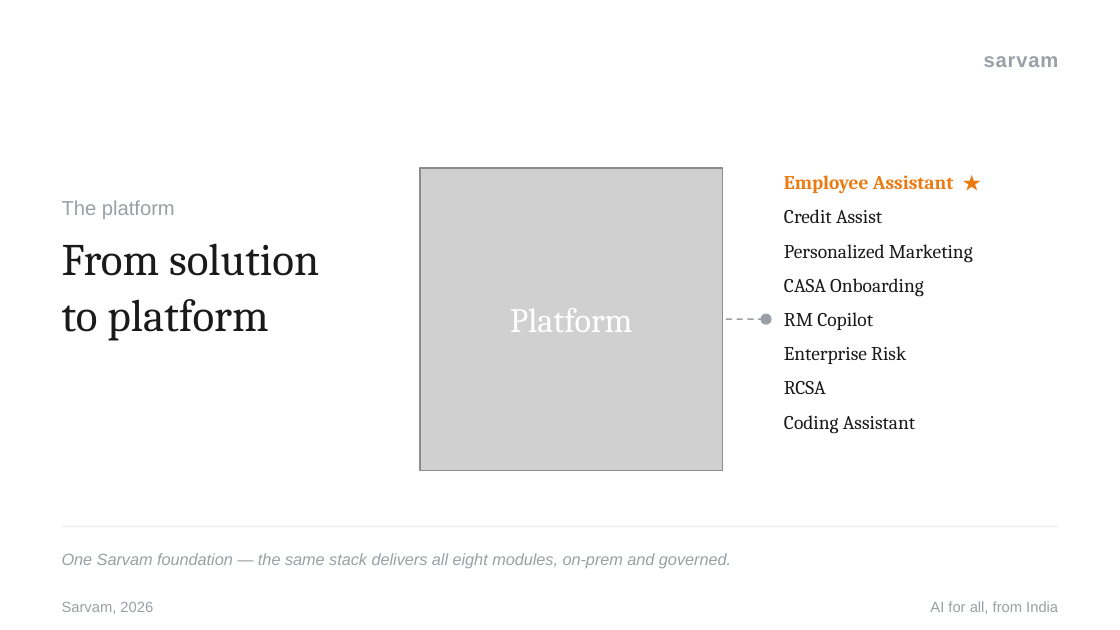
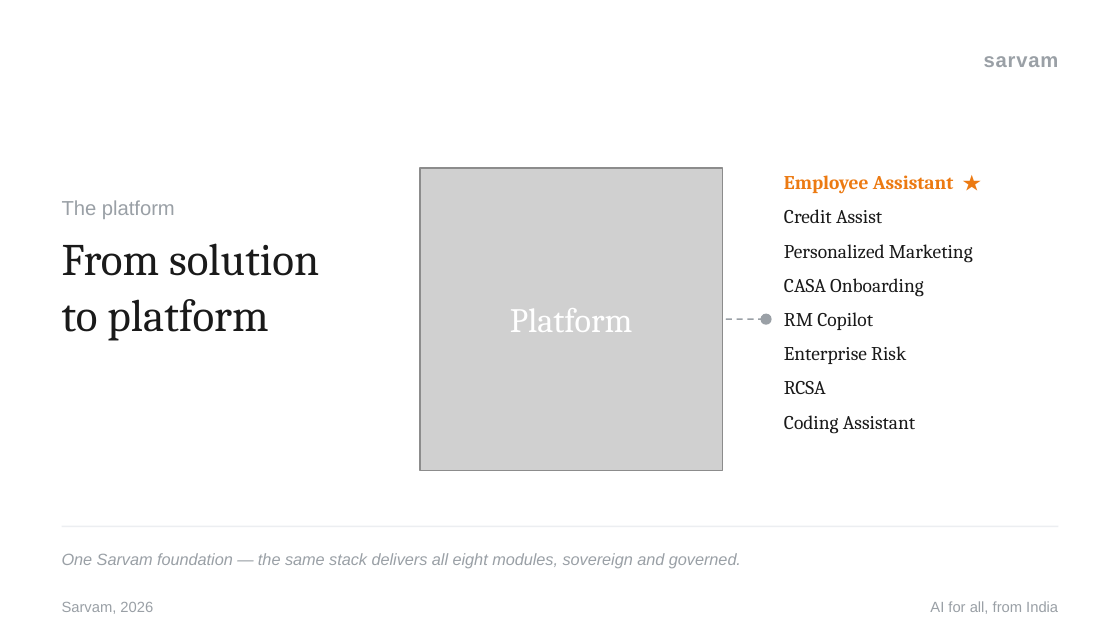
Before and after one commit to vihb09/pnb-sahayak, a slide deck: slide 13 of docs/decks/PNB-Sahayak-Business-Case-and-Architecture.pptx (slide 10 before the commit). Drawn at 1120x630 pixels with LibreOffice and Linux fonts; fonts in the diff are those of the drawing; grey boxes stand for pictures. Boxes give left, top, right and bottom in pixels: in the first picture for what was removed or moved away, otherwise in the second. Text is boxed around its words. In the diff, an @@ line names an element or a change of style, - is before the commit and + after.

```diff
--- a/docs/decks/PNB-Sahayak-Business-Case-and-Architecture.pptx
+++ b/docs/decks/PNB-Sahayak-Business-Case-and-Architecture.pptx
@@ text at (x1=62, y1=553, x2=741, y2=568): text changed @@
-One Sarvam foundation — the same stack delivers all eight modules, on-prem and governed.
+One Sarvam foundation — the same stack delivers all eight modules, sovereign and governed.
```
Also in this commit, not shown: 9 other slides changed, 3 slides added, 8 other files.
